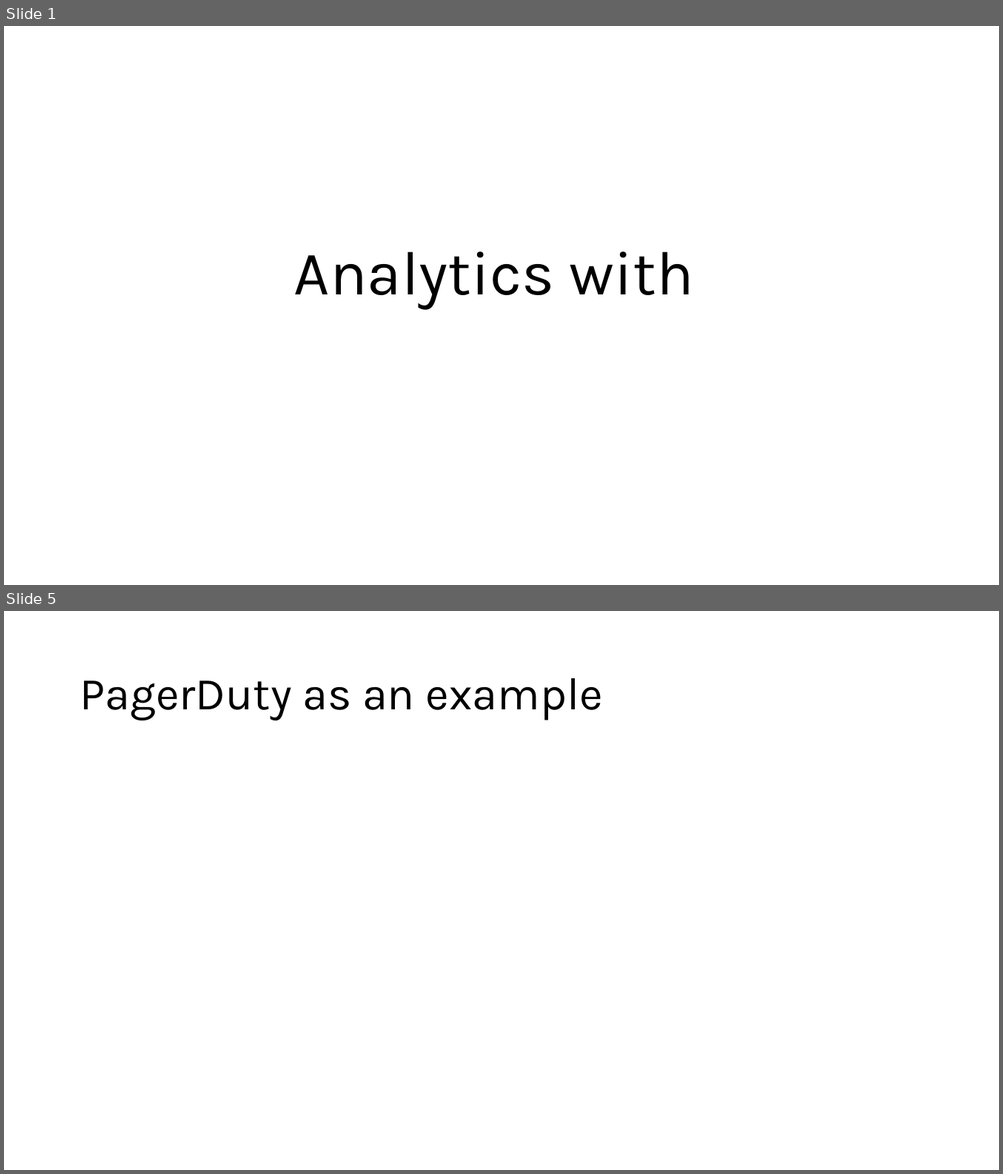
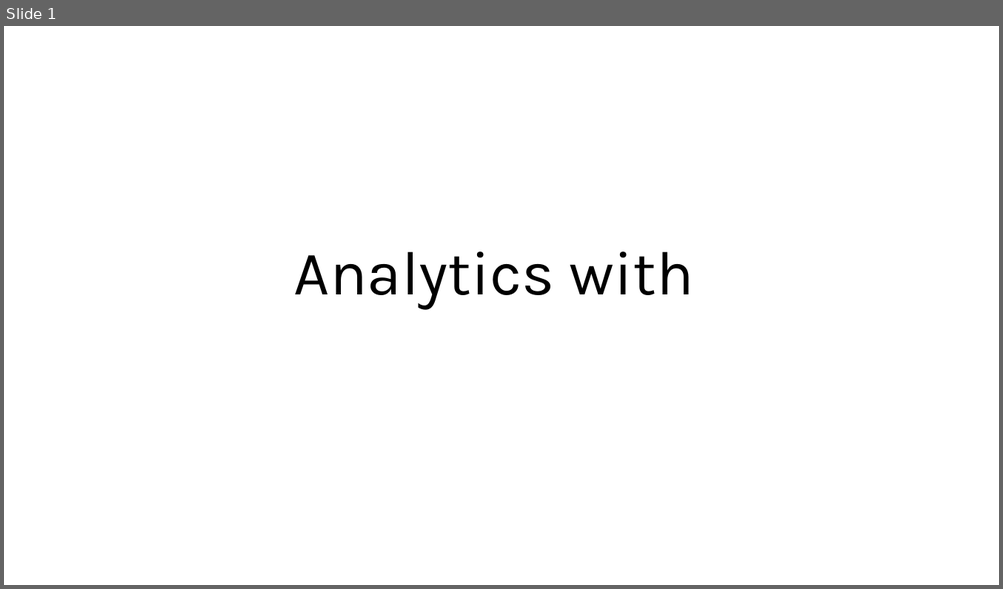
Before and after one commit to iyusufhpe/cope_pagerduty, a slide deck: docs/Analytics with DuckDB.pptx. Shown one above the other, each under a label of ours: slides 1 and 5 before the commit, slide 1 after it; the slides between them are not shown. The pictures are 1003x1174 and 1003x589 pixels, drawn with LibreOffice and Linux fonts; fonts in the diff are those of the drawing. Boxes give left, top, right and bottom in pixels: in the first picture for what was removed or moved away, otherwise in the second. Text is boxed around its words. In the diff, an @@ line names an element or a change of style, - is before the commit and + after.

```diff
--- a/docs/Analytics with DuckDB.pptx
+++ b/docs/Analytics with DuckDB.pptx
@@ slide 5 removed at bbox=[4, 611, 999, 1170], background #FFFFFF @@
@@ title removed at bbox=[79, 678, 603, 721] @@
-PagerDuty as an example
```
Also in this commit, not shown: 3 slides changed, 3 slides added, 3 other files.
